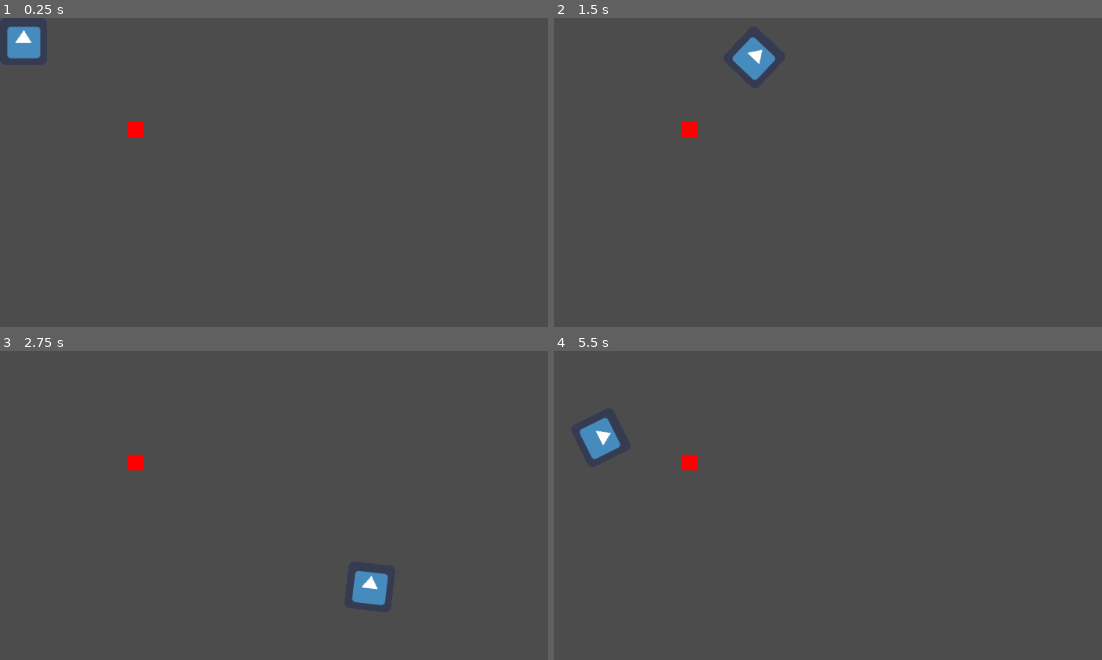
Above: before the commit, frames 1-4 (two rows, left to right).
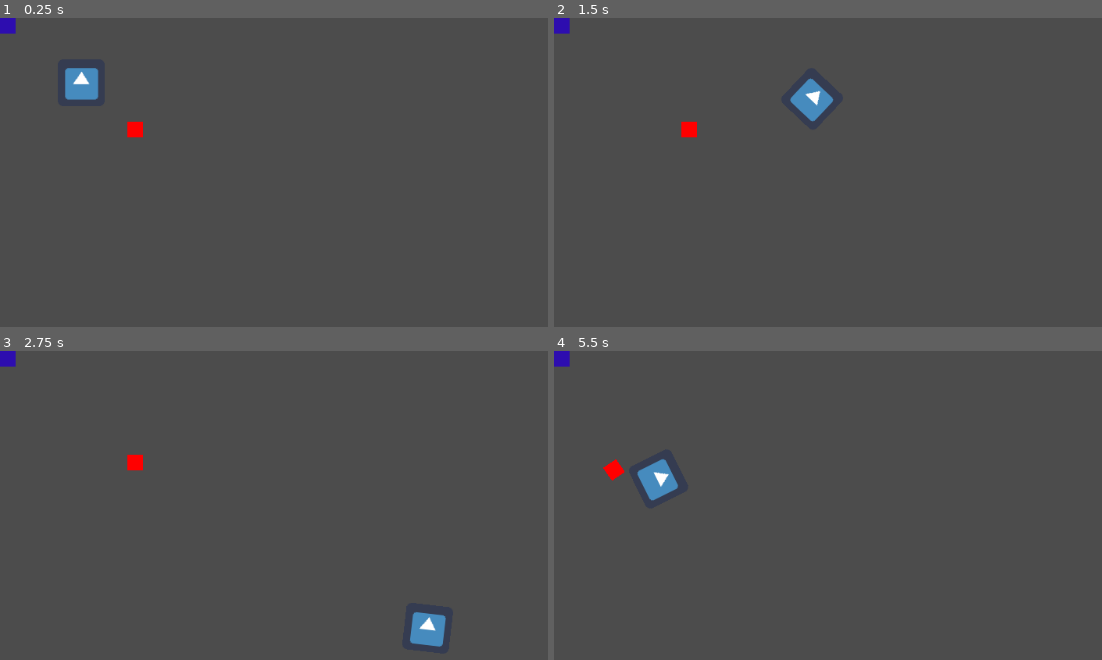
Above: after the commit, the same moments.

Repository: cliftonpalmer/move-it-meato
Game: Godot game, scene res://level_0.tscn
The game is run twice, just before and just after one commit, with the same random seed, the same clock (stepped at 60 frames per second) and the same inputs. The engine's default icon, where the game draws it, is replaced by a stand-in: a white triangle on a blue panel in a dark square.
Inputs:
- Up to frame 1 (0.25 s): no input
- Up to frame 2 (1.5 s): tap Enter at 0.5 s; hold Right (ui_right) 0.53-1.28 s; hold Down (ui_down) from 1.28 s (still down)
- Up to frame 3 (2.75 s): release Down (ui_down) at 2.03 s; hold Right (ui_right) from 2.03 s (still down)
- Up to frame 4 (5.5 s): release Right (ui_right) at 2.78 s; hold Up (ui_up) 2.78-3.53 s; hold Left (ui_left) 3.53-5.03 s; hold Down (ui_down) from 5.03 s (still down)

The runs differ from the first frame. In frame 1, 1.4% of the frame differs, in the area x 0-19%, y 0-27%; in frame 2, 1.4%; in frame 3, 1.4%; in frame 4, 1.7%, in the area x 0-27%, y 0-49%.

Commit message:
Added a wall object

Diff:
--- a/level_0.tscn
+++ b/level_0.tscn
@@ -1,11 +1,15 @@
-[gd_scene load_steps=3 format=2]
+[gd_scene load_steps=4 format=2]
 
 [ext_resource path="res://player.tscn" type="PackedScene" id=1]
 [ext_resource path="res://moveable.tscn" type="PackedScene" id=2]
+[ext_resource path="res://wall.tscn" type="PackedScene" id=3]
 
 [node name="level_0" type="Node2D"]
 
 [node name="player" parent="." instance=ExtResource( 1 )]
+position = Vector2( 74, 53 )
 
 [node name="moveable" parent="." instance=ExtResource( 2 )]
 position = Vector2( 163, 133 )
+
+[node name="wall" parent="." instance=ExtResource( 3 )]
--- a/moveable.tscn
+++ b/moveable.tscn
@@ -5,9 +5,10 @@
 [node name="moveable" type="Node2D"]
 
 [node name="RigidBody2D" type="RigidBody2D" parent="."]
+mass = 5.0
 gravity_scale = 0.0
-linear_damp = 10.0
-angular_damp = 10.0
+linear_damp = 5.0
+angular_damp = 5.0
 
 [node name="CollisionShape2D" type="CollisionShape2D" parent="RigidBody2D"]
 position = Vector2( 10, 10 )
--- /dev/null
+++ b/wall.tscn
@@ -0,0 +1,15 @@
+[gd_scene load_steps=2 format=2]
+
+[sub_resource type="RectangleShape2D" id=1]
+
+[node name="wall" type="Node2D"]
+
+[node name="StaticBody2D" type="StaticBody2D" parent="."]
+
+[node name="CollisionShape2D" type="CollisionShape2D" parent="StaticBody2D"]
+position = Vector2( 10, 10 )
+shape = SubResource( 1 )
+
+[node name="Polygon2D" type="Polygon2D" parent="StaticBody2D"]
+color = Color( 0.180392, 0.054902, 0.690196, 1 )
+polygon = PoolVector2Array( 0, 0, 20, 0, 20, 20, 0, 20 )
